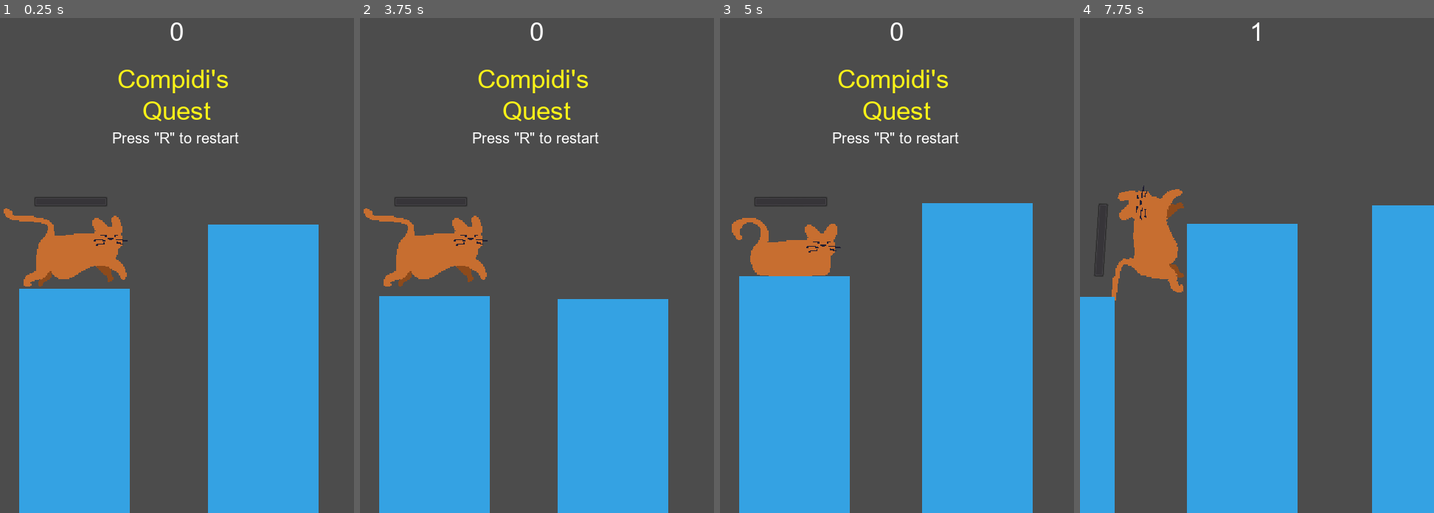
Above: before the commit, frames 1-4 (left to right).
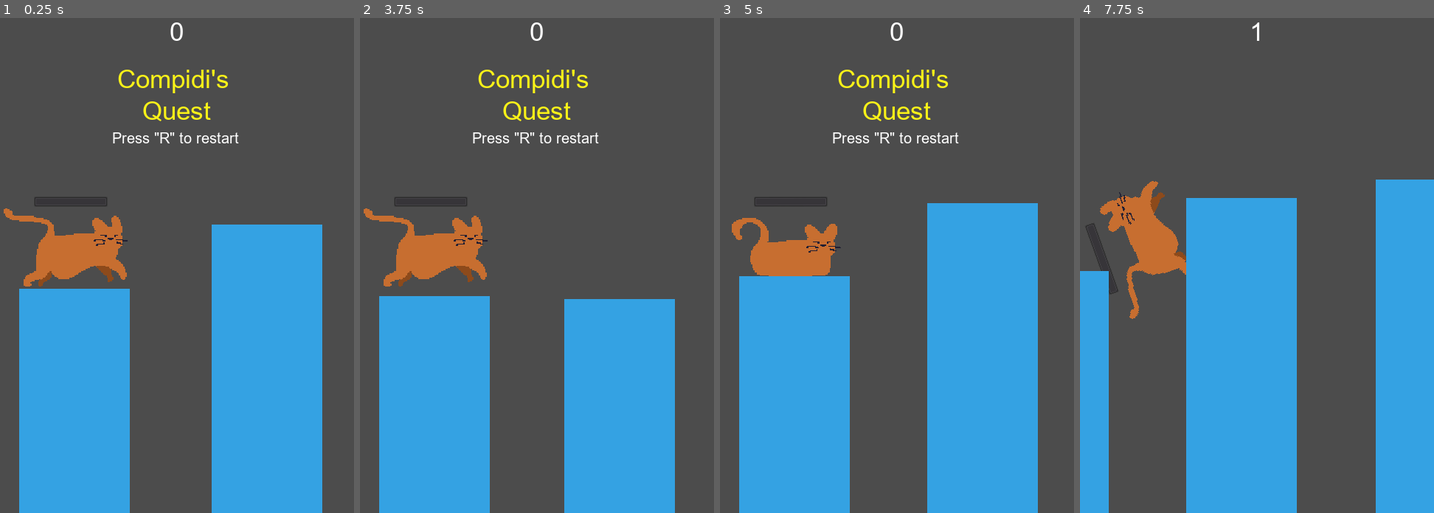
Above: after the commit, the same moments.

Repository: zMenta/Godot-Projects
Game: Godot game, scene res://Scenes/Main.tscn
Two runs of this game, one before a commit and one after it. Both use one fixed random seed, a clock stepped at 60 frames per second and the inputs below.
Inputs (mouse positions are in pixels of both pictures, inside the frame that each line leads up to):
- Up to frame 1 (0.25 s): no input
- Up to frame 2 (3.75 s): tap R (restart) every 0.75 s from 0.5 to 3.5 s; move the mouse to (614, 220) at 0.52 s; press the mouse at (614, 220) at 0.53 s; move the mouse to (466, 275) at 1.27 s; release the mouse at (466, 275) at 1.28 s; click (466, 275) at 1.35 s; move the mouse to (572, 131) at 2.02 s; press the mouse at (572, 131) at 2.03 s; move the mouse to (519, 354) at 2.77 s; release the mouse at (519, 354) at 2.78 s; click (519, 354) at 2.85 s; move the mouse to (643, 324) at 3.52 s; press the mouse at (643, 324) at 3.53 s
- Up to frame 3 (5 s): tap R (restart) at 4.25 s; move the mouse to (790, 166) at 4.27 s; release the mouse at (790, 166) at 4.28 s; click (790, 166) at 4.35 s
- Up to frame 4 (7.75 s): move the mouse to (1274, 245) at 5.02 s; press the mouse at (1274, 245) at 5.03 s; move the mouse to (1203, 117) at 5.77 s; release the mouse at (1203, 117) at 5.78 s; click (1203, 117) at 5.85 s; move the mouse to (1334, 220) at 6.52 s; press the mouse at (1334, 220) at 6.53 s; move the mouse to (1186, 275) at 7.27 s; release the mouse at (1186, 275) at 7.28 s; click (1186, 275) at 7.35 s

The runs differ from the first frame. In frame 1, 1.2% of the frame differs, in the area x 58-92%, y 41-100%; in frame 2, 1.6%; in frame 3, 1.8%; in frame 4, 6.3%, in the area x 0-100%, y 32-100%.

Commit message:
CQ | lazy fix if player get's flipped

Diff:
--- a/Compidi's Quest/Scenes/Player.tscn
+++ b/Compidi's Quest/Scenes/Player.tscn
@@ -69,6 +69,11 @@
 cast_to = Vector2( 0, 60 )
 collision_mask = 3
 
+[node name="OnTopRay" type="RayCast2D" parent="."]
+enabled = true
+cast_to = Vector2( 0, -30 )
+collision_mask = 3
+
 [node name="VisibilityNotifier2D" type="VisibilityNotifier2D" parent="."]
 
 [connection signal="screen_exited" from="VisibilityNotifier2D" to="." method="_on_VisibilityNotifier2D_screen_exited"]
--- a/Compidi's Quest/Scripts/Main.gd
+++ b/Compidi's Quest/Scripts/Main.gd
@@ -30,7 +30,7 @@
 	var block = block_scene.instance()
 	var block_spawn_location = $BlockPosition
 	var y_random_position := int(rand_range(-100, 100))
-	var x_random_position := int(rand_range(240, 270))
+	var x_random_position := int(rand_range(250, 270))
 
 	block.position = block_spawn_location.position
 	block_spawn_location.position += Vector2(x_random_position, y_random_position)
--- a/Compidi's Quest/Scripts/Player.gd
+++ b/Compidi's Quest/Scripts/Player.gd
@@ -6,11 +6,11 @@
 var velocity := 0
 var speed_y : float
 var speed_x : float
-onready var ray_cast = $IsOnFloorRay
+onready var bottom_ray_cast = $IsOnFloorRay
 
 func _integrate_forces(state):
 	# RayCast2D
-	if ray_cast.is_colliding():
+	if bottom_ray_cast.is_colliding():
 		# Controls
 		if Input.is_action_pressed("m1_click"):
 			direction = get_local_mouse_position().normalized()
@@ -23,6 +23,10 @@
 			$ProgressBar.value = 0
 
 func _process(delta: float) -> void:
+	# If is flipped
+	if $OnTopRay.is_colliding():
+		emit_signal("game_over")
+
 	# Animation
 	if linear_velocity.length() > 70:
 		$AnimatedSprite.set_animation("jump")
